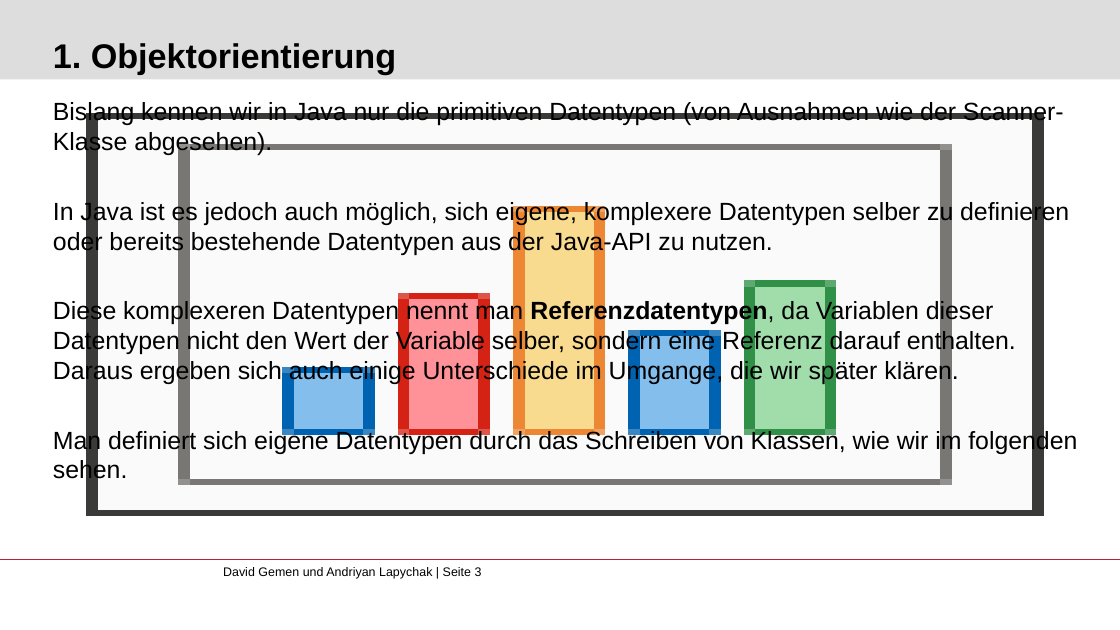
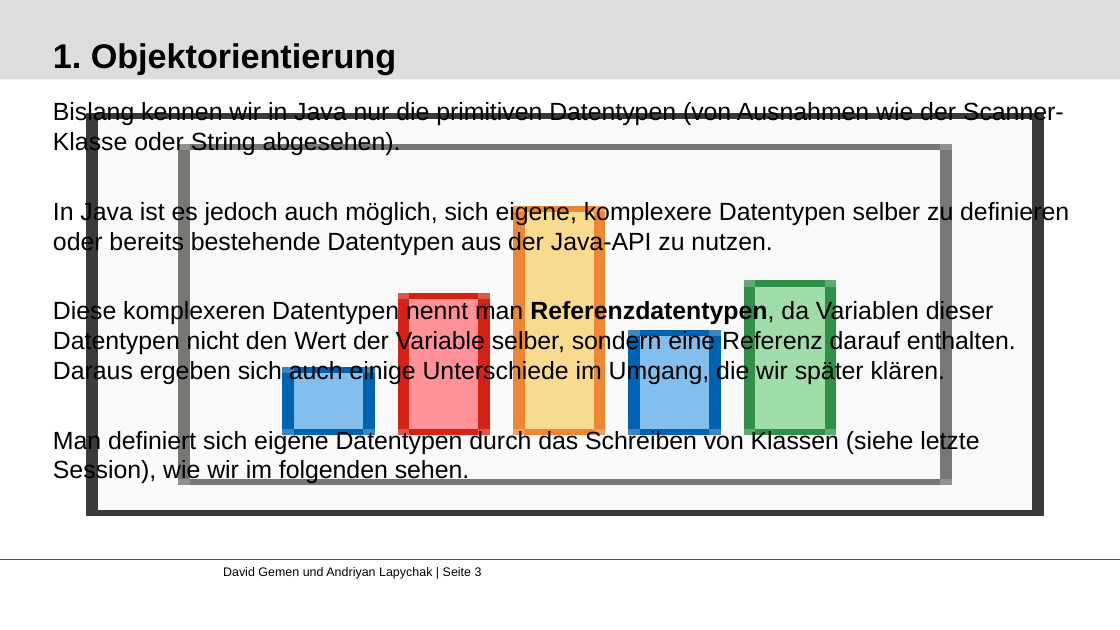
Before and after one commit to gemdav/Programmieren-1-Tutorium, a slide deck: slide 3 of slides/05_object_orientation.pptx. Drawn at 1120x630 pixels with LibreOffice and Linux fonts; fonts in the diff are those of the drawing; background and template pictures are left out. Boxes give left, top, right and bottom in pixels: in the first picture for what was removed or moved away, otherwise in the second. Text is boxed around its words. In the diff, an @@ line names an element or a change of style, - is before the commit and + after.

```diff
--- a/slides/05_object_orientation.pptx
+++ b/slides/05_object_orientation.pptx
@@ text at (53, 102, 1064, 156): text changed @@
-Bislang kennen wir in Java nur die primitiven Datentypen (von Ausnahmen wie der Scanner-Klasse abgesehen).
+Bislang kennen wir in Java nur die primitiven Datentypen (von Ausnahmen wie der Scanner-Klasse oder String abgesehen).
@@ text at (53, 299, 1016, 484): text changed @@
-Diese komplexeren Datentypen nennt man Referenzdatentypen, da Variablen dieser Datentypen nicht den Wert der Variable selber, sondern eine Referenz darauf enthalten. Daraus ergeben sich auch einige Unterschiede im Umgange, die wir später klären.
-Man definiert sich eigene Datentypen durch das Schreiben von Klassen, wie wir im folgenden sehen.
+Diese komplexeren Datentypen nennt man Referenzdatentypen, da Variablen dieser Datentypen nicht den Wert der Variable selber, sondern eine Referenz darauf enthalten. Daraus ergeben sich auch einige Unterschiede im Umgang, die wir später klären.
+Man definiert sich eigene Datentypen durch das Schreiben von Klassen (siehe letzte Session), wie wir im folgenden sehen.
```
Also in this commit, not shown: 3 other slides changed, 8 other files.
